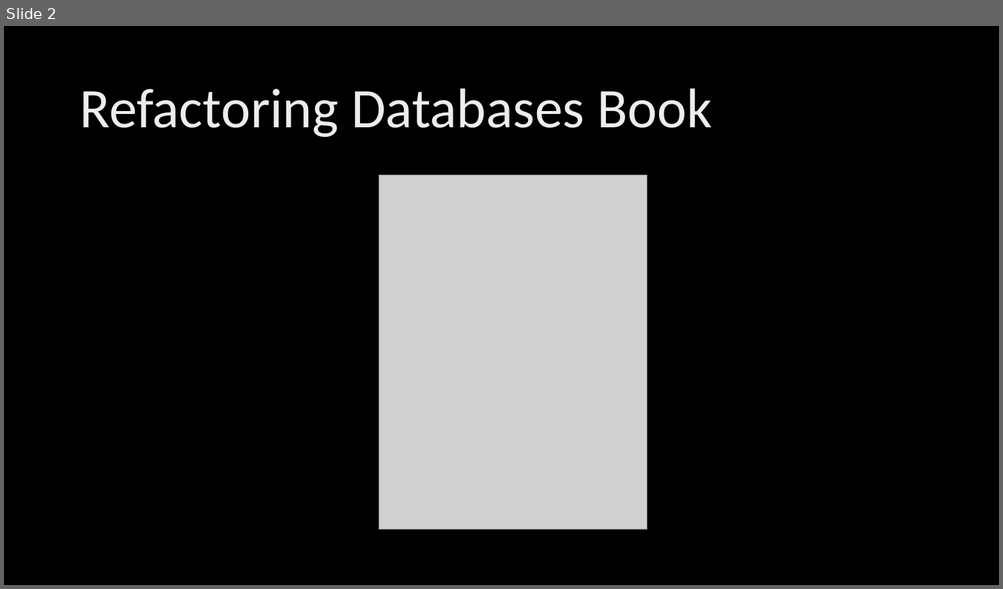
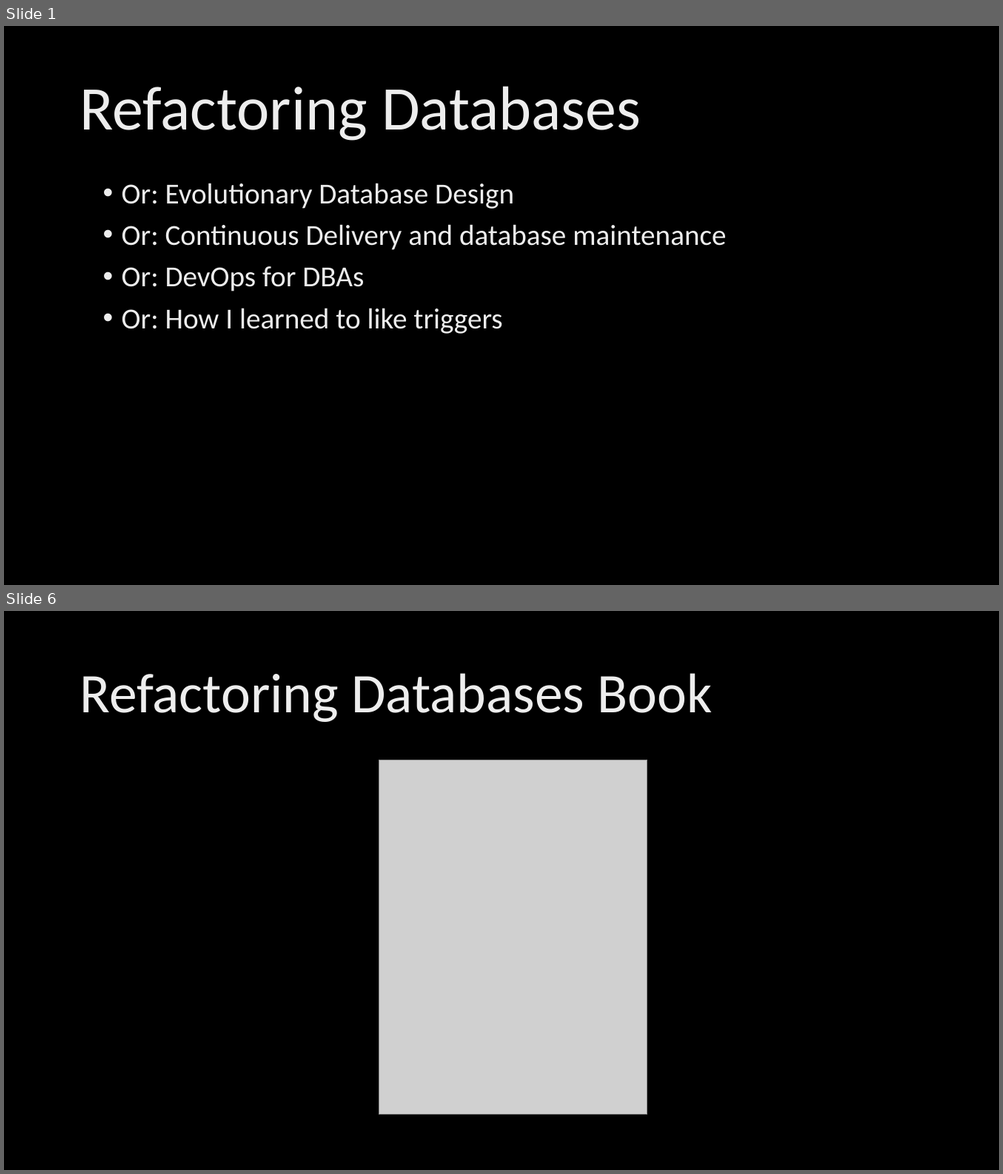
Before and after one commit to poedevop-fm/Database-Refactoring-Demo, a slide deck: Triggers & Refactoring.pptx. Shown one above the other, each under a label of ours: slide 2 before the commit, slides 1 and 6 after it; the slides between them are not shown. The pictures are 1003x589 and 1003x1174 pixels, drawn with LibreOffice and Linux fonts; fonts in the diff are those of the drawing; grey boxes stand for pictures; background and template pictures are left out. Boxes give left, top, right and bottom in pixels: in the first picture for what was removed or moved away, otherwise in the second. Text is boxed around its words. In the diff, an @@ line names an element or a change of style, - is before the commit and + after.

```diff
--- a/Triggers & Refactoring.pptx
+++ b/Triggers & Refactoring.pptx
@@ slide 1 added at box(4, 26, 999, 585), background picture (left out) @@
@@ title added at box(79, 86, 640, 141), 60 pt, text gradient #BFBFBF to #EDEDED to #FFFFFF @@
+Refactoring Databases
@@ text added at box(122, 183, 726, 334), 28 pt, text gradient #BFBFBF to #EDEDED to #FFFFFF @@
+• Or: Evolutionary Database Design
+• Or: Continuous Delivery and database maintenance
+• Or: DevOps for DBAs
+• Or: How I learned to like triggers
@@ what was slide 2 is now slide 6 @@
```
Also in this commit, not shown: 2 slides changed, 8 other slides added, 27 other files.
